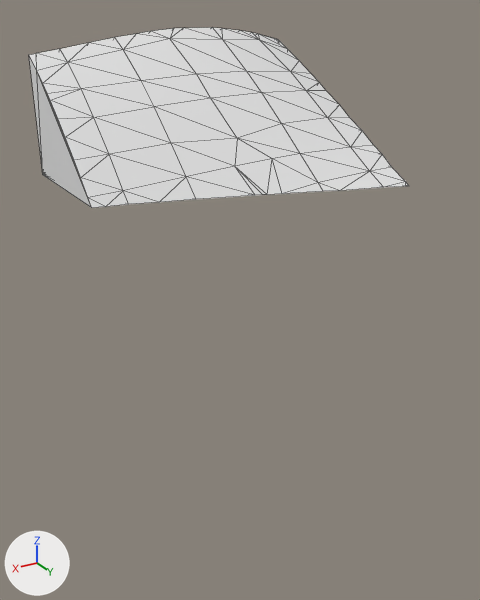
Renders of the glTF model assets/terrain/surface_pieces/surf_28_9.glb from each side of a commit.
One viewpoint serves both versions: a 50 mm camera at (38.06, 71.93, -17.37) aimed at (32.57, 62.78, -21.94). Arrows for +X, +Y and +Z are at lower left; the lights stay in place. The picture after the commit comes second. Mesh edges are drawn as thin lines. Where no turn or scale is listed for an object, it has been applied to the vertices.

Names of what the first picture shows: 'geometry_0'.
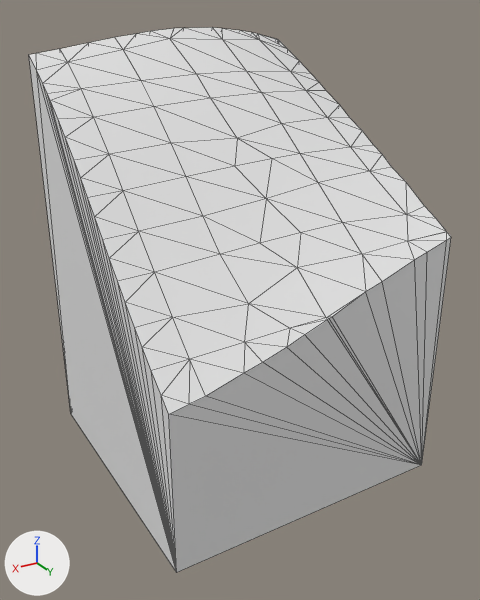
Where the change shows, as pixel boxes [x1, y1, x2, y2] in the pictures (480 x 600 px):
'geometry_0', reshaped (11% wider, 201% taller): before [29, 27, 409, 208]; after [29, 27, 451, 573]
part 1 of me_geometry_0, built on: before [29, 56, 409, 208]; after [29, 56, 451, 573]

Edits to the bpy script that builds the scene:
```text
Change me_geometry_0:
    used by ob_geometry_0; location = (0.0, 0.0, 0.0)
    remove me_geometry_0.from_pydata(...)  # 82 vertices, 160 faces; spans x 30.0..35.0, y 60.0..63.98, z -20.0..-17.6
    add me_geometry_0.from_pydata(...)  # 118 vertices, 232 faces; spans x 30.0..35.0, y 60.0..65.0, z -25.0..-17.6
    me_geometry_0 part 1
    14 vertices are removed from x 30.0..35.0, y 60.0..63.98, z -20.0
    73 faces are deleted
    2 vertices move from x 30.06..34.79, y 62.6..63.96, z -20.0 to x 30.0..35.0, y 62.68..64.37, z -20.25..-20.11
    50 vertices are added at x 30.0..35.0, y 60.0..65.0, z -25.0..-20.05
    145 new faces join them
```
